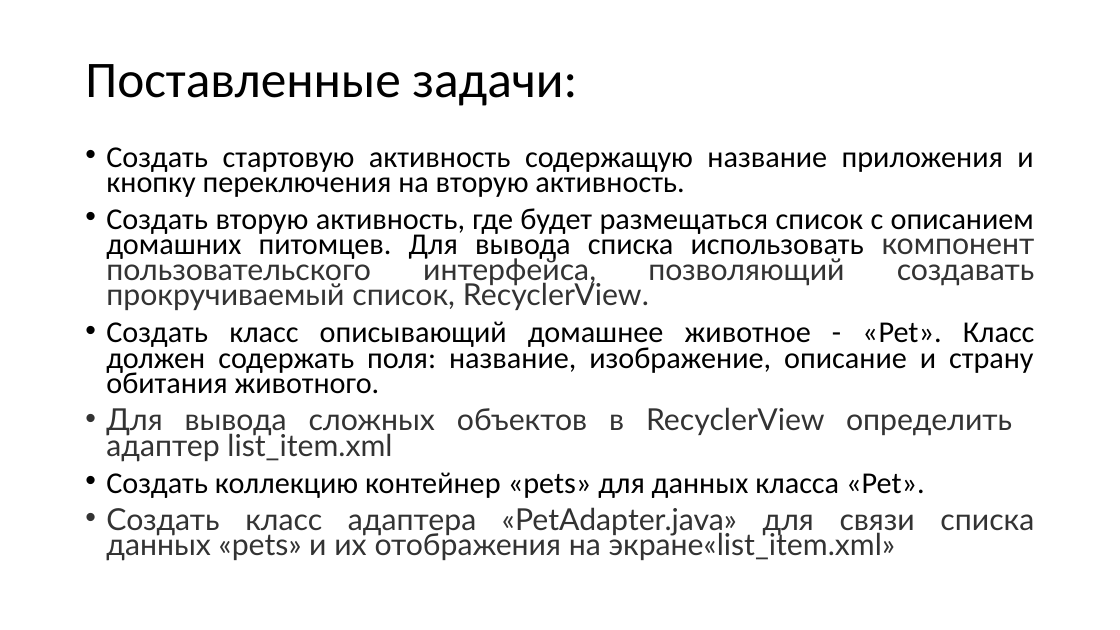
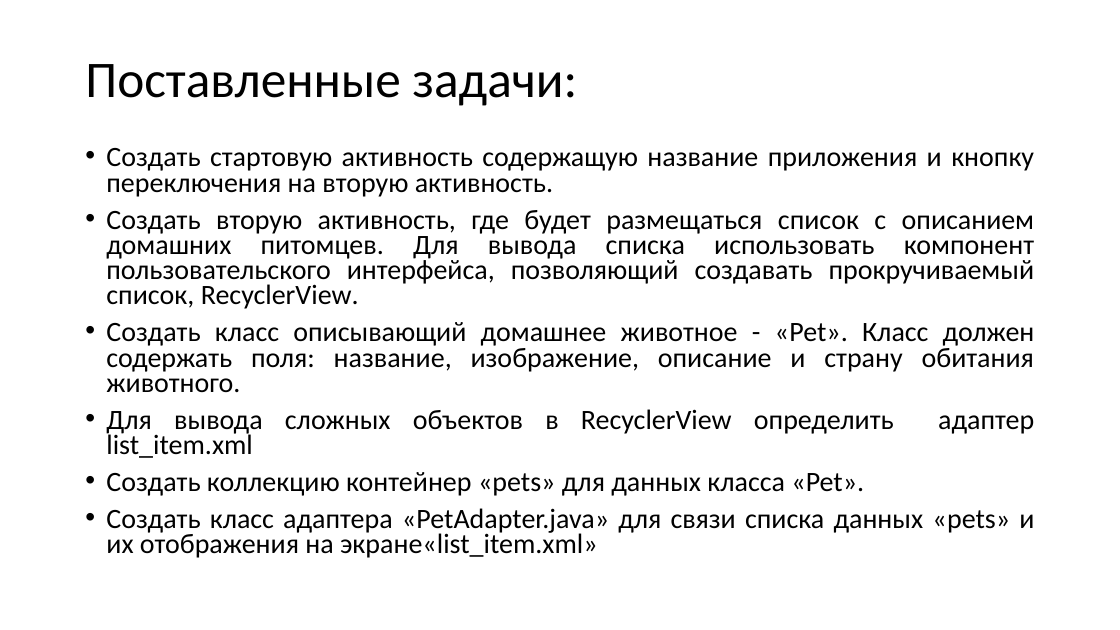
Before and after one commit to Eagle-Aerospace/30_05_HW_4_3, a slide deck: slide 3 of Защита.pptx. Drawn at 1120x630 pixels with LibreOffice and Linux fonts; fonts in the diff are those of the drawing. Boxes give left, top, right and bottom in pixels: in the first picture for what was removed or moved away, otherwise in the second. Text is boxed around its words. In the diff, an @@ line names an element or a change of style, - is before the commit and + after.

```diff
--- a/Защита.pptx
+++ b/Защита.pptx
@@ text "Создать стартовую активность содержащую название ..." at (x1=106, y1=148, x2=1035, y2=558): size 25.9 to 24.1 pt; font Lato to Calibri, text colour #333333 to #000000 in "компонент пользовательского интерфейса, позволяющий создават ...", "Для вывода сложных объектов в RecyclerView определить ...", "Создать класс адаптера «PetAdapter.java» для связи списка ..."; line spacing 0.7 to 0.75 @@
```
Also in this commit, not shown: 1 other file.
